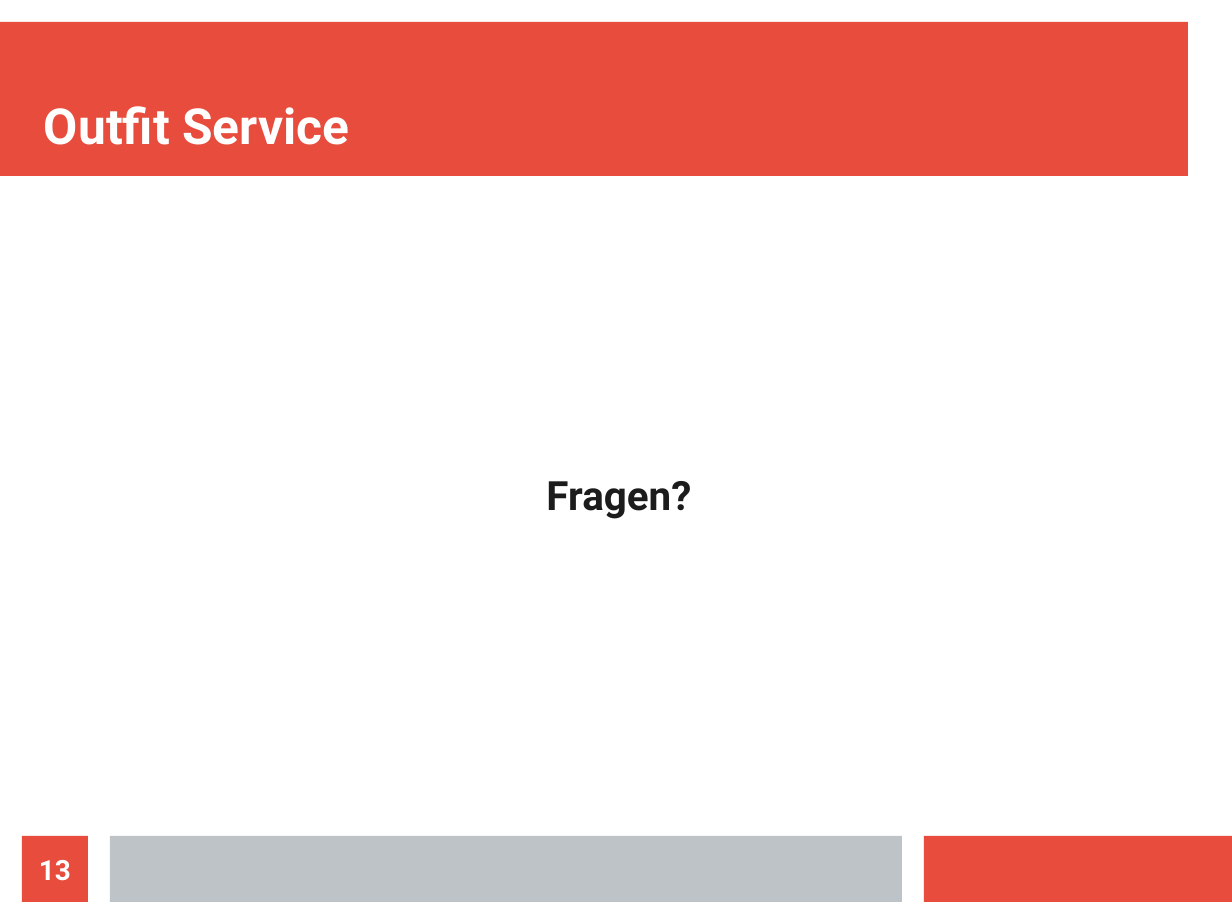
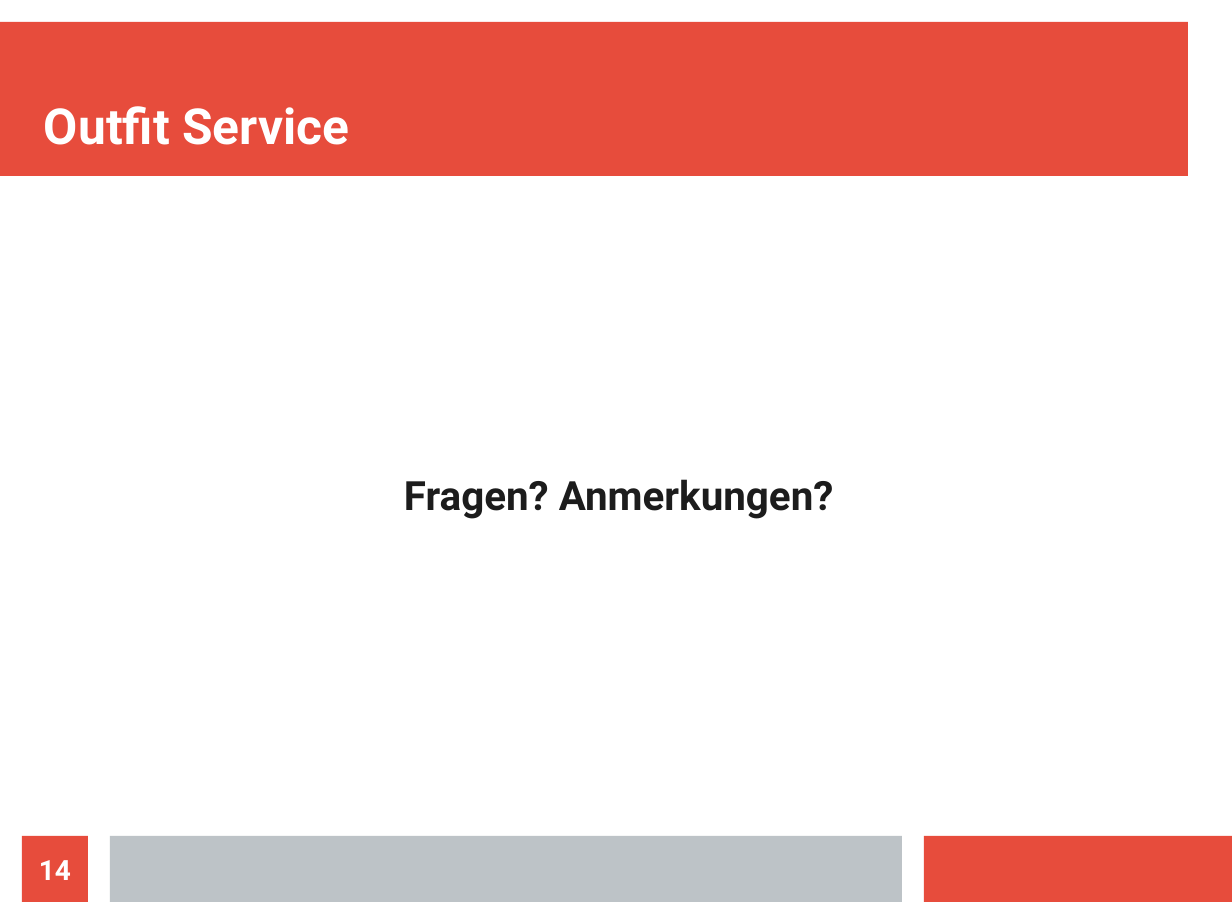
Before and after one commit to nadegegriesser/outfit-service, a slide deck: slide 14 of Outfit_Service.odp (slide 13 before the commit). Drawn at 1232x924 pixels with LibreOffice and Linux fonts; fonts in the diff are those of the drawing. Boxes give left, top, right and bottom in pixels: in the first picture for what was removed or moved away, otherwise in the second. Text is boxed around its words. In the diff, an @@ line names an element or a change of style, - is before the commit and + after.

Commit message:
update presentation

```diff
--- a/Outfit_Service.odp
+++ b/Outfit_Service.odp
@@ text at (404, 479, 834, 519): text changed @@
-Fragen?
+Fragen? Anmerkungen?
@@ page number at (39, 860, 71, 880): text changed @@
-13
+14
```
Also in this commit, not shown: 4 other slides changed, 2 slides added, 1 slide removed.
